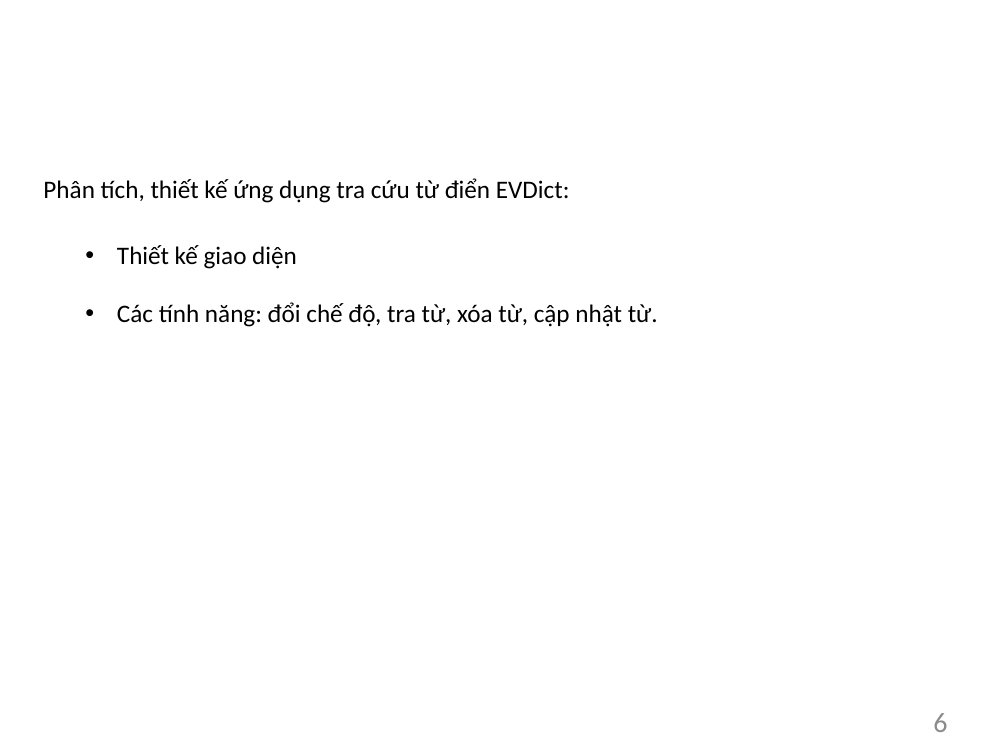
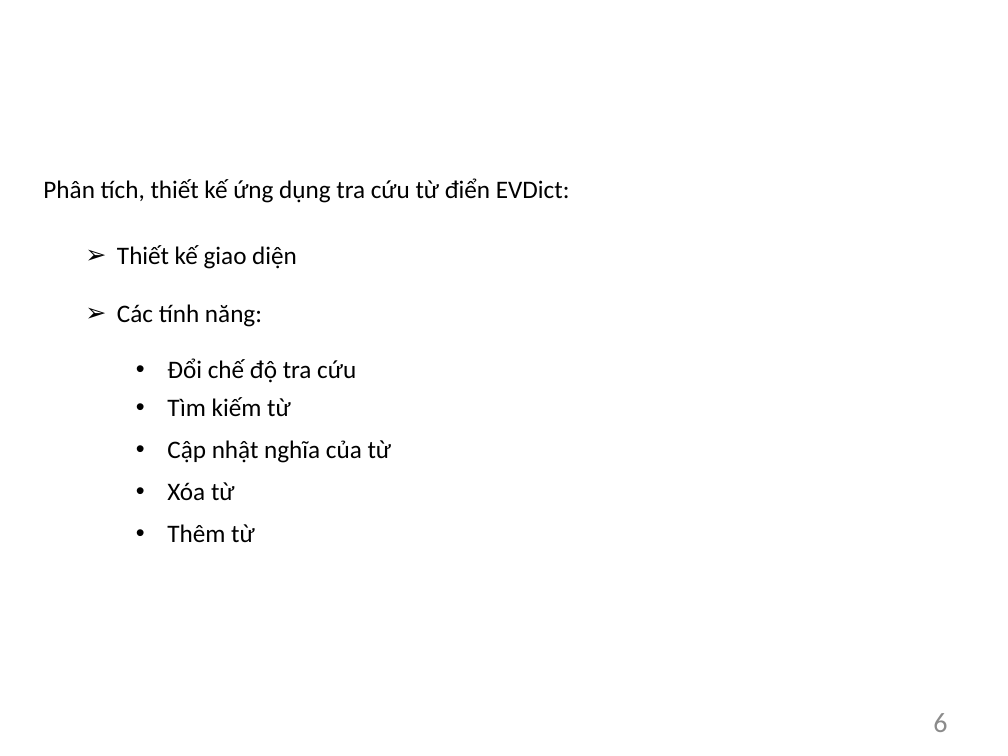
Before and after one commit to TrinhVanHieu/DoAn2018_EVDict, a slide deck: slide 6 of BaoCaoEVDict/Slide/BaoCao.pptx. Drawn at 1008x756 pixels with LibreOffice and Linux fonts; fonts in the diff are those of the drawing; background and template pictures are left out. Boxes give left, top, right and bottom in pixels: in the first picture for what was removed or moved away, otherwise in the second. Text is boxed around its words. In the diff, an @@ line names an element or a change of style, - is before the commit and + after.

```diff
--- a/BaoCaoEVDict/Slide/BaoCao.pptx
+++ b/BaoCaoEVDict/Slide/BaoCao.pptx
@@ text "Thiết kế giao diện" at (x1=117, y1=245, x2=297, y2=269): bullet • to ➢ @@
@@ text at (x1=117, y1=304, x2=262, y2=327): text changed @@
-• Các tính năng: đổi chế độ, tra từ, xóa từ, cập nhật từ.
+➢ Các tính năng:
@@ text added at (x1=167, y1=358, x2=356, y2=383), 18 pt, text #000000 @@
+• Đổi chế độ tra cứu
@@ text added at (x1=167, y1=397, x2=291, y2=416), 18 pt, text #000000 @@
+• Tìm kiếm từ
@@ text added at (x1=167, y1=440, x2=392, y2=463), 18 pt, text #000000 @@
+• Cập nhật nghĩa của từ
@@ text added at (x1=167, y1=482, x2=235, y2=501), 18 pt, text #000000 @@
+• Xóa từ
@@ text added at (x1=167, y1=524, x2=255, y2=542), 18 pt, text #000000 @@
+• Thêm từ
```
Also in this commit, not shown: 4 other slides changed, 1 slide added, 1 other file.
